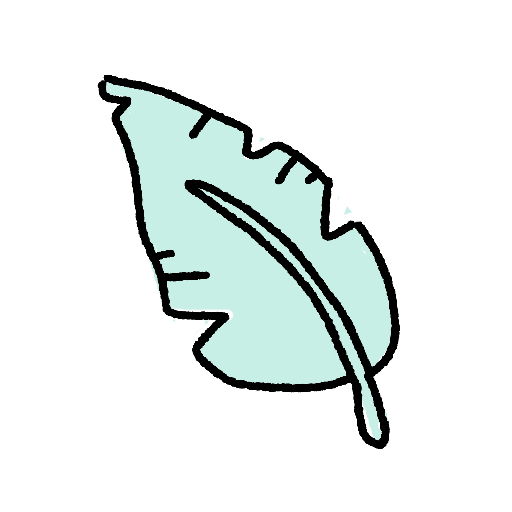
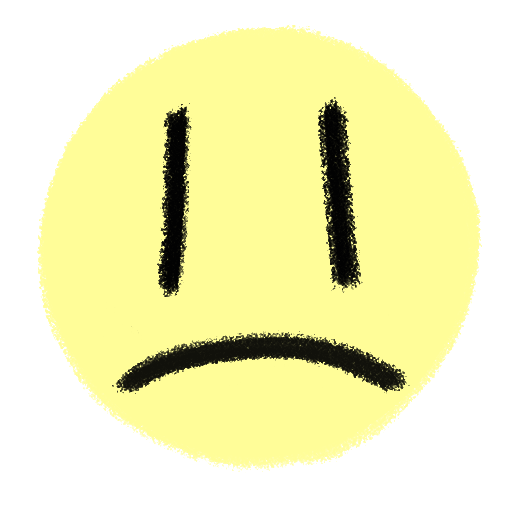
Revision of a layered 512x512 image; what changed, layer by layer:
added layer "Layer 18" above "Layer 16" over [74, 279, 443, 420]
added layer "Layer 16" above "Layer 17" over [91, 97, 422, 398]
added layer "Layer 17" above "Ellipse 1" over [37, 24, 482, 473]
moved "Layer 15" into group "game" over [97, 74, 400, 449]
moved "Layer 14" into group "game" over [101, 77, 394, 442]
